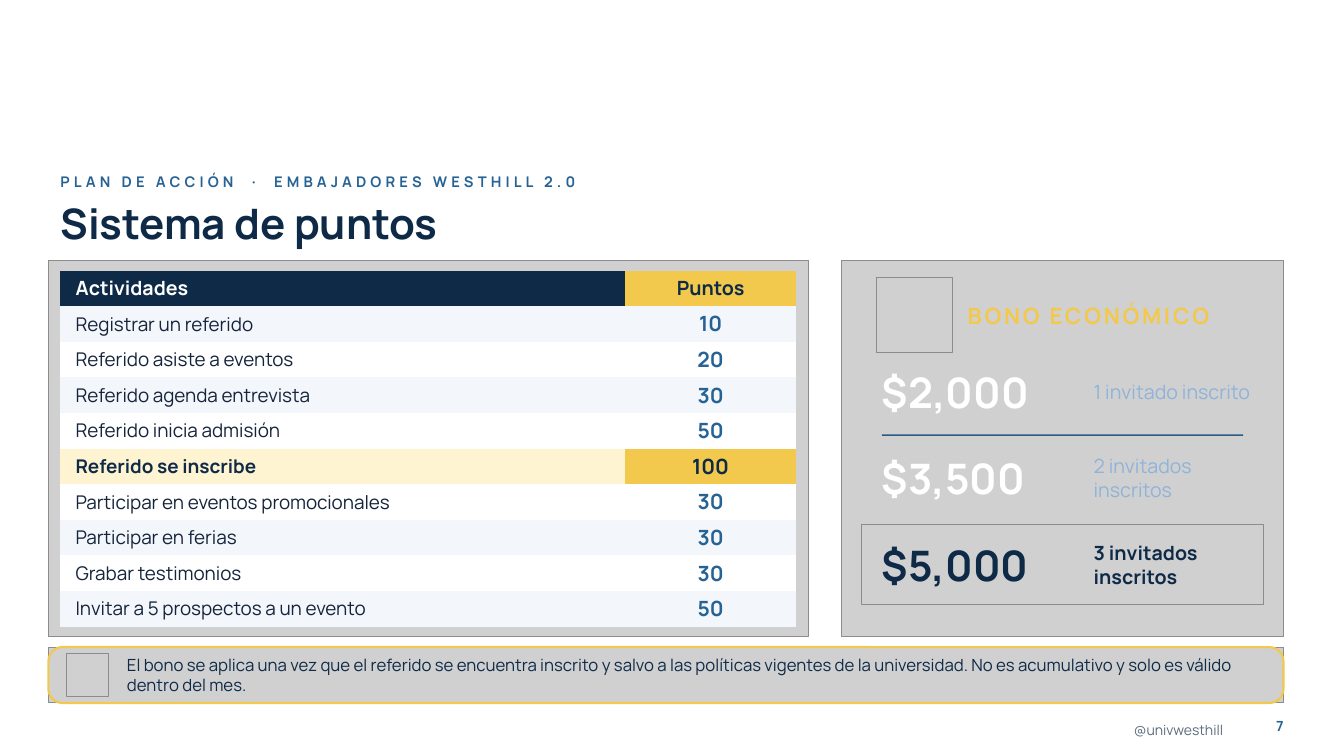
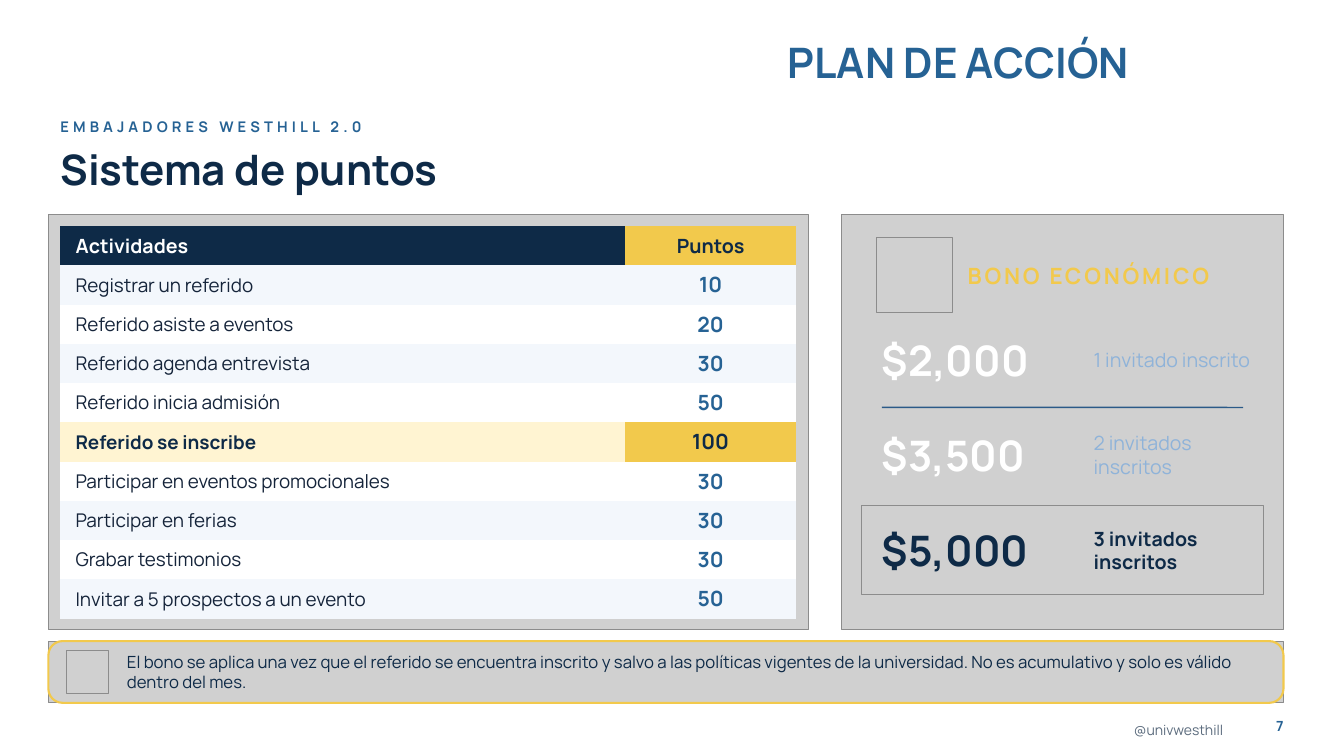
Before and after one commit to dnmcamiloedson-arch/EdUW, a slide deck: slide 7 of presentaciones/Plan_de_Accion_Embajadores_Westhill_2027.pptx. Drawn at 1344x756 pixels with LibreOffice and Linux fonts; fonts in the diff are those of the drawing; grey boxes stand for pictures; background and template pictures are left out. Boxes give left, top, right and bottom in pixels: in the first picture for what was removed or moved away, otherwise in the second. Text is boxed around its words. In the diff, an @@ line names an element or a change of style, - is before the commit and + after.

```diff
--- a/presentaciones/Plan_de_Accion_Embajadores_Westhill_2027.pptx
+++ b/presentaciones/Plan_de_Accion_Embajadores_Westhill_2027.pptx
@@ text added at bbox=[788, 39, 1129, 79], 30 pt, text #266294, bold @@
+PLAN DE ACCIÓN
@@ title "Sistema de puntos": place and size @@
-title "Sistema de puntos" at bbox=[60, 208, 438, 249]
+title "Sistema de puntos" at bbox=[60, 154, 438, 195]
@@ text at bbox=[60, 121, 361, 133]: text changed @@
-PLAN DE ACCIÓN · EMBAJADORES WESTHILL 2.0
+EMBAJADORES WESTHILL 2.0
@@ picture: place and size @@
-picture at bbox=[48, 260, 809, 637]
+picture at bbox=[48, 215, 809, 630]
@@ table: place and size @@
-table at bbox=[60, 270, 797, 624]
+table at bbox=[60, 226, 797, 615]
@@ picture: place and size @@
-picture at bbox=[842, 260, 1284, 637]
+picture at bbox=[842, 215, 1284, 630]
@@ picture: place and size @@
-picture at bbox=[877, 277, 953, 353]
+picture at bbox=[877, 237, 953, 313]
@@ text "BONO ECONÓMICO" rewrapped from bbox=[968, 283, 1268, 347] to bbox=[968, 240, 1268, 311] @@
@@ text "$2,000": place and size @@
-text "$2,000" at bbox=[882, 374, 1029, 413]
+text "$2,000" at bbox=[882, 342, 1029, 381]
@@ text "1 invitado inscrito": place and size @@
-text "1 invitado inscrito" at bbox=[1094, 385, 1250, 399]
+text "1 invitado inscrito" at bbox=[1094, 353, 1250, 367]
@@ line moved from (882, 436) - (1243, 436) to (882, 407) - (1243, 407) @@
@@ text "$3,500": place and size @@
-text "$3,500" at bbox=[882, 460, 1025, 499]
+text "$3,500" at bbox=[882, 437, 1025, 476]
@@ text "2 invitados inscritos": place and size @@
-text "2 invitados inscritos" at bbox=[1094, 459, 1192, 497]
+text "2 invitados inscritos" at bbox=[1094, 436, 1192, 474]
@@ picture: place and size @@
-picture at bbox=[862, 524, 1263, 605]
+picture at bbox=[862, 506, 1263, 595]
@@ text "$5,000": place and size @@
-text "$5,000" at bbox=[882, 546, 1029, 587]
+text "$5,000" at bbox=[882, 531, 1029, 572]
@@ text "3 invitados inscritos": place and size @@
-text "3 invitados inscritos" at bbox=[1094, 545, 1197, 585]
+text "3 invitados inscritos" at bbox=[1094, 531, 1197, 570]
@@ picture: place and size @@
-picture at bbox=[48, 647, 1284, 704]
+picture at bbox=[48, 641, 1284, 703]
@@ rounded rectangle: place and size @@
-rounded rectangle at bbox=[48, 647, 1284, 704]
+rounded rectangle at bbox=[48, 641, 1284, 703]
@@ rounded rectangle at bbox=[48, 641, 1284, 703]: proportions changed @@
```
Also in this commit, not shown: 9 other slides changed.
